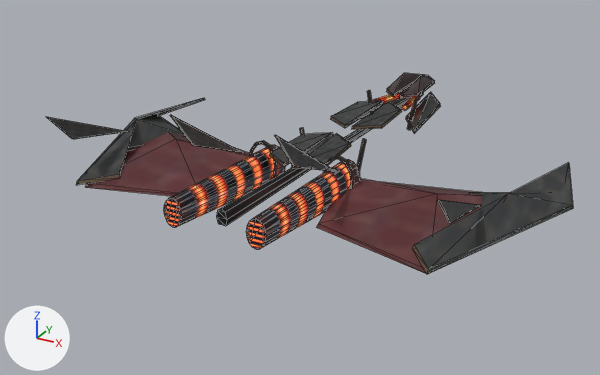
What one commit did to the glTF model assets/models/dynasty_courier_recreated_lod2.glb.
One viewpoint serves both versions: a 50 mm lens placed at (1.029, -2.353, 0.878), pointed at (-0.076, -0.343, -0.127). Lighting does not change. The marker at lower left points along +X, +Y and +Z. The older version comes first. Mesh edges are drawn as thin lines. Vertices at exactly the same position are counted once.

Objects in the first picture: 'dynasty_courier_far_source'.
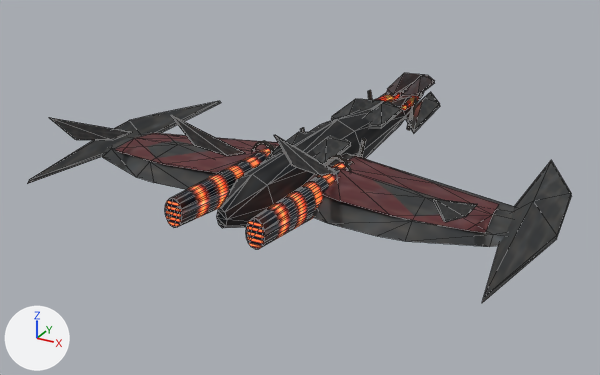
ob_baked_original_rig_frame is not drawn itself; it is the parent of ob_dynasty_courier_far_source.

Boxes (x1, y1, x2, y2) around the edits, measured in the pictures (600 x 375 px):
'dynasty_courier_far_source', reshaped, moved, rescaled (14% taller)
    before: (46, 73, 573, 274)
    after: (27, 73, 572, 303)
part 1 of me_exposed_mechanical_keel_002, rebuilt (50% wider)
    before: (76, 98, 205, 185)
    after: (27, 101, 221, 184)
part 2 of me_exposed_mechanical_keel_002, rebuilt (43% narrower, 29% taller)
    before: (413, 163, 573, 274)
    after: (482, 160, 572, 303)
part 3 of me_exposed_mechanical_keel_002, rebuilt (16% shorter)
    before: (86, 127, 250, 196)
    after: (102, 132, 271, 190)
part 4 of me_exposed_mechanical_keel_002, rebuilt
    before: (316, 178, 484, 274)
    after: (304, 153, 515, 247)
part 5 of me_exposed_mechanical_keel_002, built on
    before: (47, 92, 482, 225)
    after: (51, 91, 499, 232)
part 6 of me_exposed_mechanical_keel_002, surface changed
    both: (171, 110, 414, 166)

The change, as a diff of the scene's bpy script:
```diff
--- a/assets/models/dynasty_courier_recreated_lod2.glb.py
+++ b/assets/models/dynasty_courier_recreated_lod2.glb.py
@@ me_exposed_mechanical_keel_002 @@
 # used by ob_dynasty_courier_far_source; parent = ob_baked_original_rig_frame; location = (0.0, 0.0, 0.0)
-me_exposed_mechanical_keel_002.from_pydata(...)  # 391 vertices, 682 faces; spans x -4.92..4.92, y -4.6..3.41, z -0.21..1.3
+me_exposed_mechanical_keel_002.from_pydata(...)  # 470 vertices, 816 faces; spans x -5.02..5.02, y -4.6..3.41, z -0.28..1.3
+# me_exposed_mechanical_keel_002 part 1: the loose piece of 15 vertices spanning x 3.0..4.92, y -1.6..2.95, z 0.06..0.38 is rebuilt with 11 vertices and now spans x 4.05..5.02, y -1.7..3.2, z 0.02..0.29
+# me_exposed_mechanical_keel_002 part 2: the loose piece of 15 vertices spanning x -4.92..-3.0, y -1.6..2.95, z 0.06..0.38 is rebuilt with 11 vertices and now spans x -5.02..-4.05, y -1.7..3.2, z 0.02..0.29
+# me_exposed_mechanical_keel_002 part 3: the loose piece of 9 vertices spanning x 0.65..4.65, y -0.3..2.8, z -0.01..0.27 is rebuilt with 21 vertices and now spans x 0.5..4.78, y -0.2..2.27, z -0.05..0.3
+# me_exposed_mechanical_keel_002 part 4: the loose piece of 9 vertices spanning x -4.65..-0.65, y -0.3..2.8, z -0.01..0.27 is rebuilt with 21 vertices and now spans x -4.78..-0.5, y -0.2..2.27, z -0.05..0.3
+# me_exposed_mechanical_keel_002 part 5
+# 41 faces are deleted
+# 63 vertices are added at x -3.99..3.99, y -3.44..3.2, z -0.28..0.73
+# 143 new faces join them
+# me_exposed_mechanical_keel_002 part 6: 40 kept faces spanning x -3.72..3.77, y -4.6..3.2, z -0.05..1.3 get new texture (UV) coordinates
 me_exposed_mechanical_keel_002.materials.append(mat_fleet___shared_pbr_atlas)
@@ ob_baked_original_rig_frame @@
 ob_baked_original_rig_frame = bpy.data.objects.new('Baked original rig frame', None)
-ob_baked_original_rig_frame.location = (-0.000267, -0.306, -0.0395)
+ob_baked_original_rig_frame.location = (0.0000134, -0.306, -0.0395)
 ob_baked_original_rig_frame.rotation_euler = (0.0, 0.0, 3.14)  # degrees (0, 0, 180)
-ob_baked_original_rig_frame.scale = (0.145, 0.176, 0.216)
+ob_baked_original_rig_frame.scale = (0.142, 0.176, 0.216)
```
